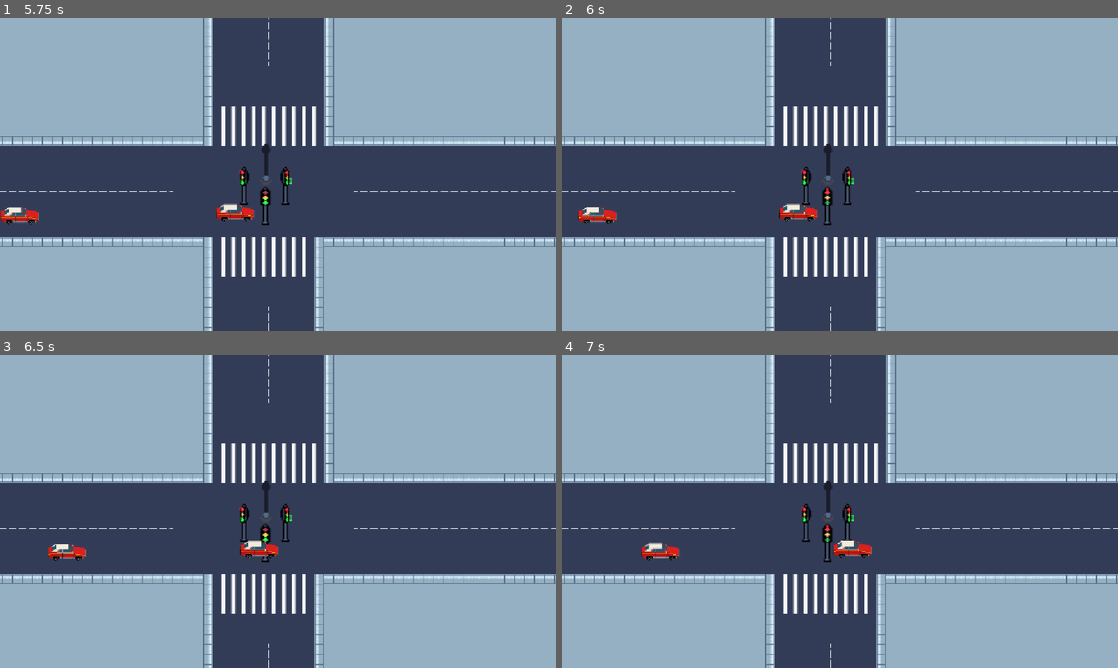
Above: before the commit, frames 1-4 (two rows, left to right).
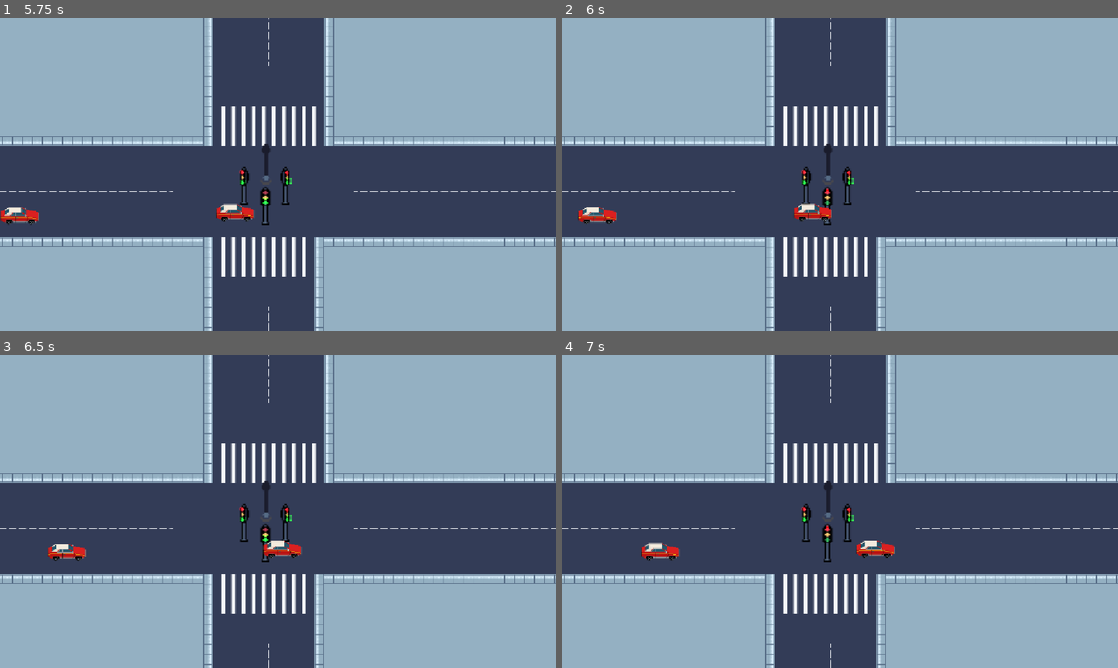
Above: after the commit, the same moments.

Repository: lafgo-fc/game-jam-repoooo
Game: Godot game, scene res://scne/test_one.tscn
Same seed, same stepped clock (60 frames per second), same inputs: the game is played once before the commit and once after it.
Inputs:
- Up to frame 1 (5.75 s): tap Enter (ui_accept) at 0.5, 0.77, 1.25, 1.52, 3.02, 3.77, 4.52 s; hold Right (ui_right) 0.53-2.03 s; tap F (traffic control front) every 0.75 s from 0.6 to 5.1 s; hold Left (ui_left) 2.03-2.78 s; hold Right (ui_right) 2.78-4.28 s; hold Left (ui_left) 4.28-5.03 s; hold Right (ui_right) from 5.03 s (still down)
- Up to frame 2 (6 s): release Right (ui_right) at 5.78 s; hold Left (ui_left) from 5.78 s (still down); tap F (traffic control front) at 5.85 s
- Up to frame 3 (6.5 s): keep holding Left (ui_left); tap Enter (ui_accept) at 6.02 s
- Up to frame 4 (7 s): keep holding Left (ui_left); tap F (traffic control front) at 6.6 s; tap Enter (ui_accept) at 6.77 s

Frame 1 is identical in both runs. In frame 2, 0.4% of the frame differs, in the area x 39-49%, y 59-66%; in frame 3, 0.5%, in the area x 43-55%, y 59-65%; in frame 4, 0.5%.

Commit message:
gam

Diff:
--- a/scne/car.tscn
+++ b/scne/car.tscn
@@ -4,7 +4,7 @@
 [ext_resource type="Texture2D" uid="uid://ybpupcwugdkb" path="res://assets/cars/Redcar-1.png" id="2_vceqa"]
 
 [sub_resource type="RectangleShape2D" id="RectangleShape2D_s7wsd"]
-size = Vector2(65, 31)
+size = Vector2(70, 31)
 
 [sub_resource type="SpriteFrames" id="SpriteFrames_s7wsd"]
 
@@ -16,7 +16,7 @@
 texture = ExtResource("2_vceqa")
 
 [node name="CollisionShape2D" type="CollisionShape2D" parent="." unique_id=1023565779]
-position = Vector2(8.5, -4.5)
+position = Vector2(6, -4.5)
 shape = SubResource("RectangleShape2D_s7wsd")
 
 [node name="AnimatedSprite2D" type="AnimatedSprite2D" parent="." unique_id=613896747]
--- a/scne/test_one.tscn
+++ b/scne/test_one.tscn
@@ -1131,7 +1131,7 @@
 fuckoff = NodePath("../fuckoffpoint")
 
 [node name="CrossPoint" type="Marker2D" parent="." unique_id=2107428172]
-position = Vector2(-77, 79)
+position = Vector2(-146, 79)
 
 [node name="fuckoffpoint" type="Marker2D" parent="." unique_id=2014639924]
 position = Vector2(535, 82)
